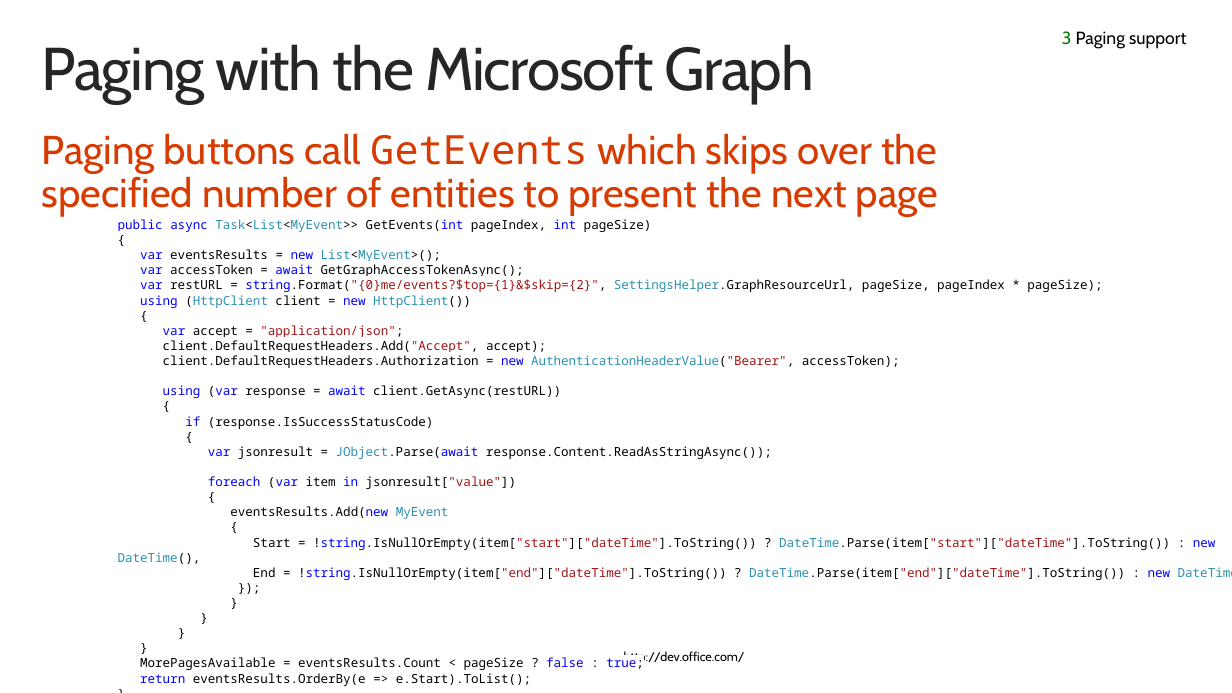
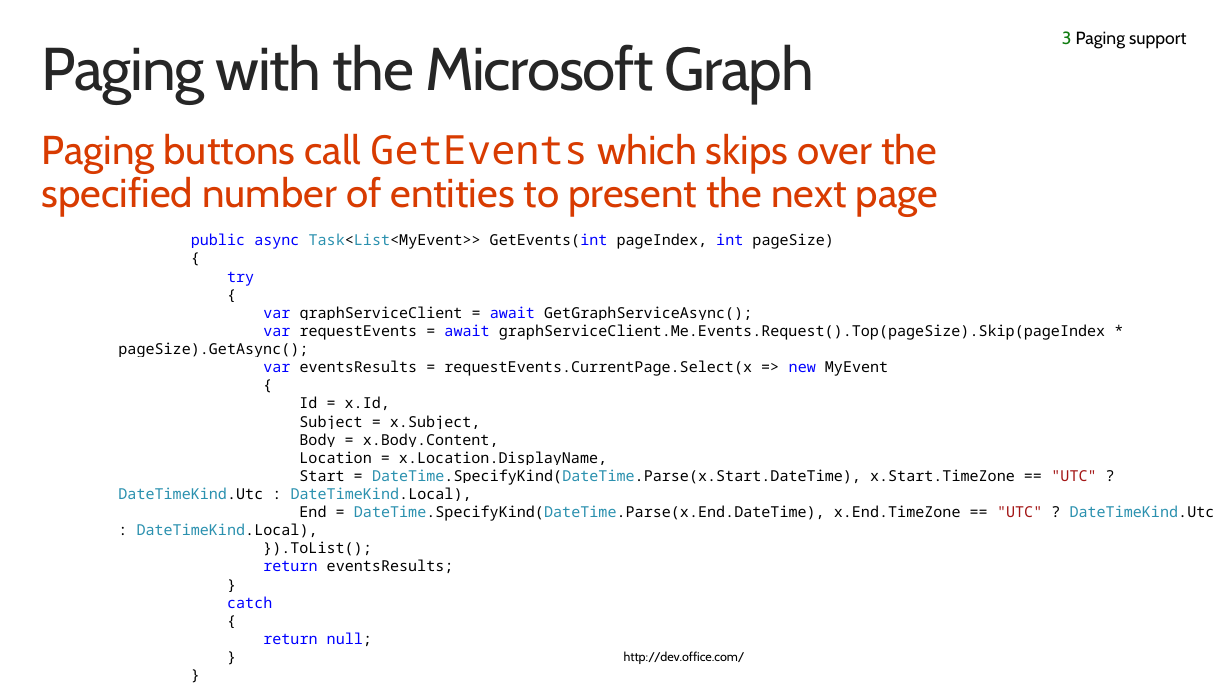
Before and after one commit to fabbbiob/TrainingContent, a slide deck: slide 14 of O3653/O3653-13 Deep Dive into Office 365 APIs for Calendar/O3653-13 Deep Dive into Office 365 APIs for Calendar.pptx. Drawn at 1232x693 pixels with LibreOffice and Linux fonts; fonts in the diff are those of the drawing; background and template pictures are left out. Boxes give left, top, right and bottom in pixels: in the first picture for what was removed or moved away, otherwise in the second. Text is boxed around its words. In the diff, an @@ line names an element or a change of style, - is before the commit and + after.

```diff
--- a/O3653/O3653-13 Deep Dive into Office 365 APIs for Calendar/O3653-13 Deep Dive into Office 365 APIs for Calendar.pptx
+++ b/O3653/O3653-13 Deep Dive into Office 365 APIs for Calendar/O3653-13 Deep Dive into Office 365 APIs for Calendar.pptx
@@ text "public async Task<List<MyEvent>> GetEvents(int pageIndex, ...": place and size @@
-text "public async Task<List<MyEvent>> GetEvents(int pageIndex, ..." at bbox=[118, 219, 1232, 686]
+text "public async Task<List<MyEvent>> GetEvents(int pageIndex, ..." at bbox=[118, 233, 1215, 646]
@@ text at bbox=[191, 233, 833, 249]: size 10 to 12 pt in "public async Task<List<MyEvent>> GetEvents(int pageIndex, in ...", "{", "{", "{" and 3 more places; text colour #2B91AF to #000000 in "Task<List<MyEvent>>" @@
@@ text at bbox=[227, 271, 254, 286]: text changed; size 10 to 12 pt; text colour #000000 to #0000FF @@
-var eventsResults = new List<MyEvent>();
-var accessToken = await GetGraphAccessTokenAsync();
-var restURL = string.Format("{0}me/events?$top={1}&$skip={2}", SettingsHelper.GraphResourceUrl, pageSize, pageIndex * pageSize);
-using (HttpClient client = new HttpClient())
+try
@@ text at bbox=[118, 306, 1105, 376]: text changed; size 10 to 12 pt @@
-var accept = "application/json";
-client.DefaultRequestHeaders.Add("Accept", accept);
-client.DefaultRequestHeaders.Authorization = new AuthenticationHeaderValue("Bearer", accessToken);
-using (var response = await client.GetAsync(restURL))
+var graphServiceClient = await GetGraphServiceAsync();
+var requestEvents = await graphServiceClient.Me.Events.Request().Top(pageSize).Skip(pageIndex * pageSize).GetAsync();
+var eventsResults = requestEvents.CurrentPage.Select(x => new MyEvent
@@ text at bbox=[118, 396, 1215, 608]: text changed; size 10 to 12 pt @@
-if (response.IsSuccessStatusCode)
+Id = x.Id,
+Subject = x.Subject,
+Body = x.Body.Content,
+Location = x.Location.DisplayName,
+Start = DateTime.SpecifyKind(DateTime.Parse(x.Start.DateTime), x.Start.TimeZone == "UTC" ? DateTimeKind.Utc : DateTimeKind.Local),
+End = DateTime.SpecifyKind(DateTime.Parse(x.End.DateTime), x.End.TimeZone == "UTC" ? DateTimeKind.Utc : DateTimeKind.Local),
+}).ToList();
+return eventsResults;
+}
+catch
@@ text at bbox=[140, 657, 644, 686]: paragraphs removed @@
-}
-}
-MorePagesAvailable = eventsResults.Count < pageSize ? false : true;
-return eventsResults.OrderBy(e => e.Start).ToList();
-}
@@ text at bbox=[263, 632, 372, 646]: text changed; size 10 to 12 pt; text colour #000000 to #0000FF @@
-var jsonresult = JObject.Parse(await response.Content.ReadAsStringAsync());
-foreach (var item in jsonresult["value"])
-{
-eventsResults.Add(new MyEvent
-{
-Start = !string.IsNullOrEmpty(item["start"]["dateTime"].ToString()) ? DateTime.Parse(item["start"]["dateTime"].ToString()) : new DateTime(),
-End = !string.IsNullOrEmpty(item["end"]["dateTime"].ToString()) ? DateTime.Parse(item["end"]["dateTime"].ToString()) : new DateTime(),
-});
+return null;
```
Also in this commit, not shown: 3 other slides changed, 23 other files.
